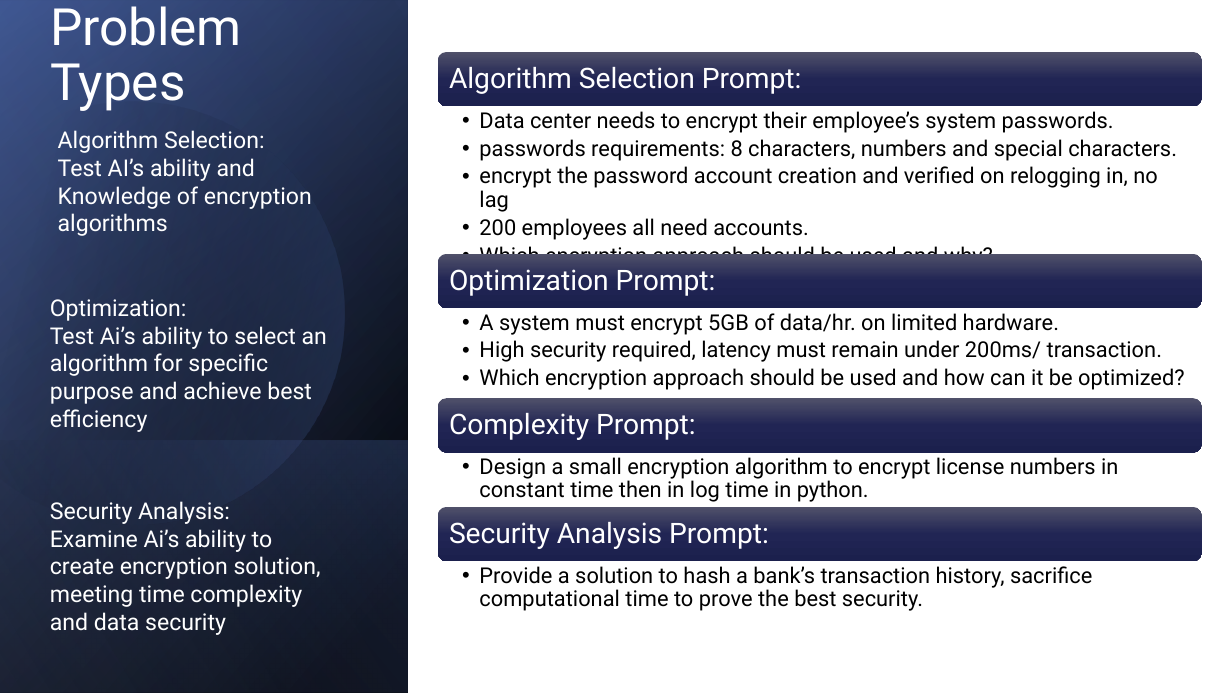
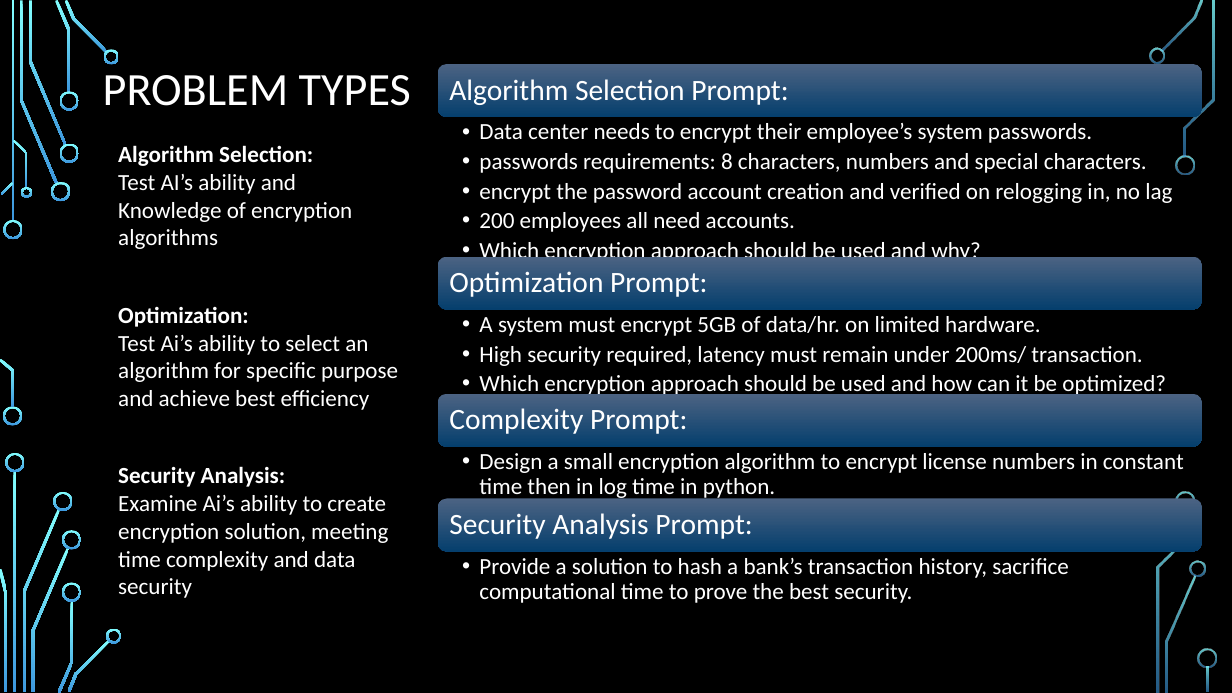
Before and after one commit to M0ck1ngjay178/CMSC-4200-AI, a slide deck: slide 3 of Project/slides/CMSC-4200-Group1-Project.pptx. Drawn at 1232x693 pixels with LibreOffice and Linux fonts; fonts in the diff are those of the drawing; background and template pictures are left out. Boxes give left, top, right and bottom in pixels: in the first picture for what was removed or moved away, otherwise in the second. Text is boxed around its words. In the diff, an @@ line names an element or a change of style, - is before the commit and + after.

```diff
--- a/Project/slides/CMSC-4200-Group1-Project.pptx
+++ b/Project/slides/CMSC-4200-Group1-Project.pptx
@@ background #FFFFFF to picture (left out) @@
@@ rectangle removed at <box>0,0,1232,693</box> @@
@@ rectangle removed at <box>0,0,409,693</box> @@
@@ rectangle removed at <box>0,1,409,693</box> @@
@@ rectangle removed at <box>0,0,409,692</box> @@
@@ freeform shape removed at <box>0,52,395,567</box> @@
@@ title at <box>103,75,411,106</box>: text changed; size 40 to 36 pt; font Roboto to Calibri @@
-Problem Types
+PROBLEM TYPES
@@ rounded rectangle: place and size @@
-rounded rectangle at <box>438,52,1202,106</box>
+rounded rectangle at <box>438,64,1202,116</box>
@@ fill gradient #50526A to #222654 to #1C204D to gradient #4D6383 to #05406E in 4 elements at <box>438,257,1202,310</box>, <box>438,394,1202,446</box>, <box>438,499,1202,552</box>, <box>438,64,1202,116</box> @@
@@ size 22 to 23 pt, font Roboto to Calibri in 4 elements at <box>449,271,707,297</box>, <box>449,408,687,434</box>, <box>449,513,752,539</box>, <box>449,79,788,105</box> @@
@@ text "Algorithm Selection Prompt:": place and size @@
-text "Algorithm Selection Prompt:" at <box>449,67,802,94</box>
+text "Algorithm Selection Prompt:" at <box>449,79,788,105</box>
@@ text "Data center needs to encrypt ...": place and size @@
-text "Data center needs to encrypt ..." at <box>479,111,1177,270</box>
+text "Data center needs to encrypt ..." at <box>479,123,1172,264</box>
@@ text "Algorithm Selection:": place and size @@
-text "Algorithm Selection:" at <box>58,130,312,236</box>
+text "Algorithm Selection:" at <box>118,145,352,249</box>
@@ text "Algorithm Selection:" at <box>118,145,352,249</box>: font Roboto to Calibri; bold on in "Algorithm Selection:" @@
@@ text "Optimization:": place and size @@
-text "Optimization:" at <box>50,299,327,432</box>
+text "Optimization:" at <box>118,307,398,410</box>
@@ text "Optimization:" at <box>118,307,398,410</box>: font Roboto to Calibri; bold on in "Optimization:" @@
@@ rounded rectangle: place and size @@
-rounded rectangle at <box>438,398,1202,453</box>
+rounded rectangle at <box>438,394,1202,446</box>
@@ rectangle removed at <box>0,440,409,693</box> @@
@@ text "Security Analysis:": place and size @@
-text "Security Analysis:" at <box>50,501,321,635</box>
+text "Security Analysis:" at <box>118,466,388,598</box>
@@ text "Security Analysis:" at <box>118,466,388,598</box>: font Roboto to Calibri; bold on in "Security Analysis:" @@
@@ rounded rectangle: place and size @@
-rounded rectangle at <box>438,506,1202,561</box>
+rounded rectangle at <box>438,499,1202,552</box>
@@ text "Security Analysis Prompt:": place and size @@
-text "Security Analysis Prompt:" at <box>449,522,769,549</box>
+text "Security Analysis Prompt:" at <box>449,513,752,539</box>
@@ size 17 to 18 pt, font Roboto to Calibri, text colour #000000 to #FFFFFF in 4 elements at <box>479,316,1166,398</box>, <box>479,453,1184,501</box>, <box>479,123,1172,264</box>, <box>479,558,1069,603</box> @@
@@ text "Provide a solution to hash ...": place and size @@
-text "Provide a solution to hash ..." at <box>479,566,1092,611</box>
+text "Provide a solution to hash ..." at <box>479,558,1069,603</box>
@@ group added at <box>0,0,1217,693</box>: 33 freeform shapes, 3 rectangles @@
```
Also in this commit, not shown: 9 other slides changed, 7 slides added, 3 slides removed, 1 other file.
